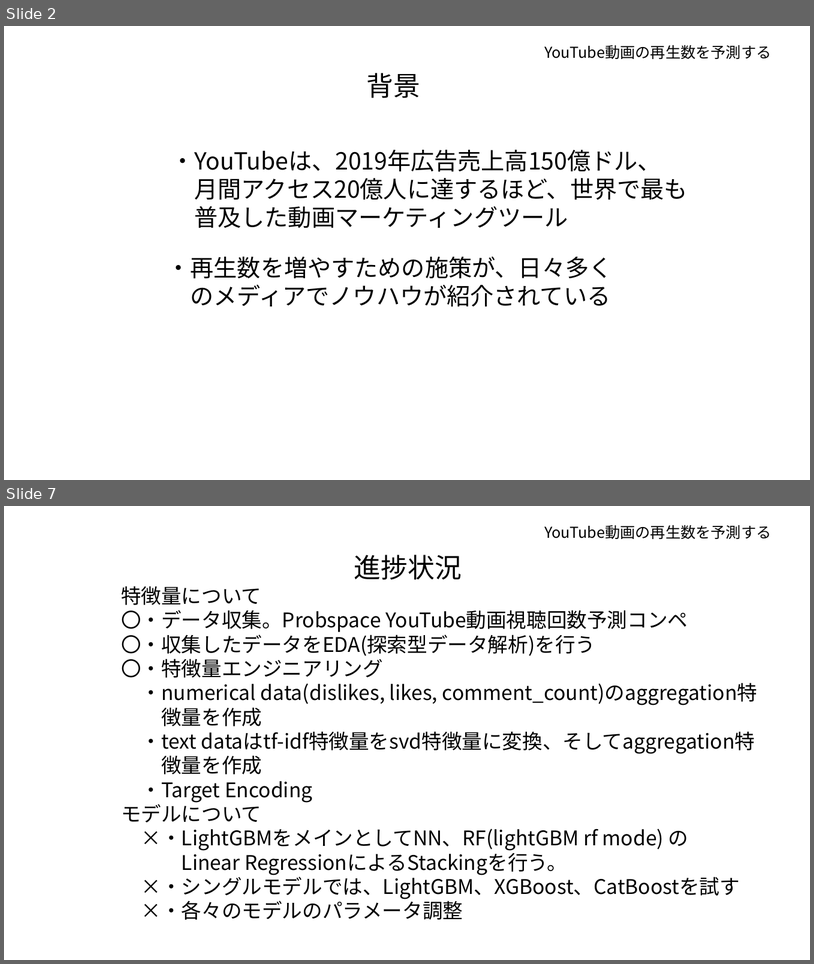
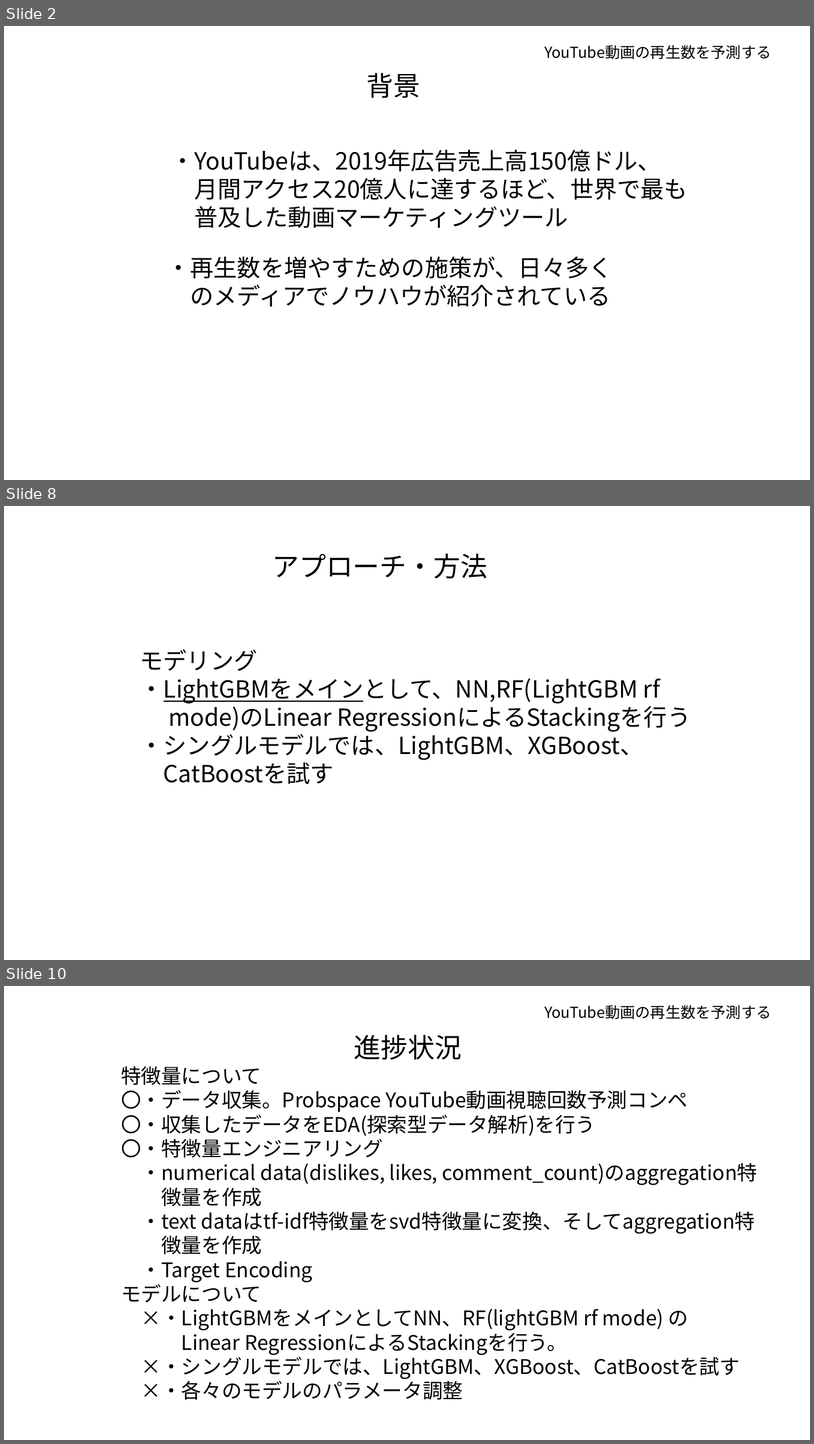
Before and after one commit to tsuru-kazu/research, a slide deck: docs/PD3_interim_report.pptx. Shown one above the other, each under a label of ours: slides 2 and 7 before the commit, slides 2, 8 and 10 after it; the slides between them are not shown. The pictures are 814x964 and 814x1444 pixels, drawn with LibreOffice and Linux fonts; fonts in the diff are those of the drawing. Boxes give left, top, right and bottom in pixels: in the first picture for what was removed or moved away, otherwise in the second. Text is boxed around its words. In the diff, an @@ line names an element or a change of style, - is before the commit and + after.

```diff
--- a/docs/PD3_interim_report.pptx
+++ b/docs/PD3_interim_report.pptx
@@ slide 8 added at box(4, 506, 810, 960), background #FFFFFF @@
@@ text added at box(272, 553, 488, 579), 32 pt, text #000000 @@
+アプローチ・方法
@@ text added at box(140, 649, 691, 784), 28 pt, text #000000 @@
+モデリング
+・LightGBMをメインとして、NN,RF(LightGBM rf
+mode)のLinear RegressionによるStackingを行う
+・シングルモデルでは、LightGBM、XGBoost、
+CatBoostを試す
@@ what was slide 7 is now slide 10 @@
```
Also in this commit, not shown: 6 slides changed, 2 other slides added, 3 other files.
